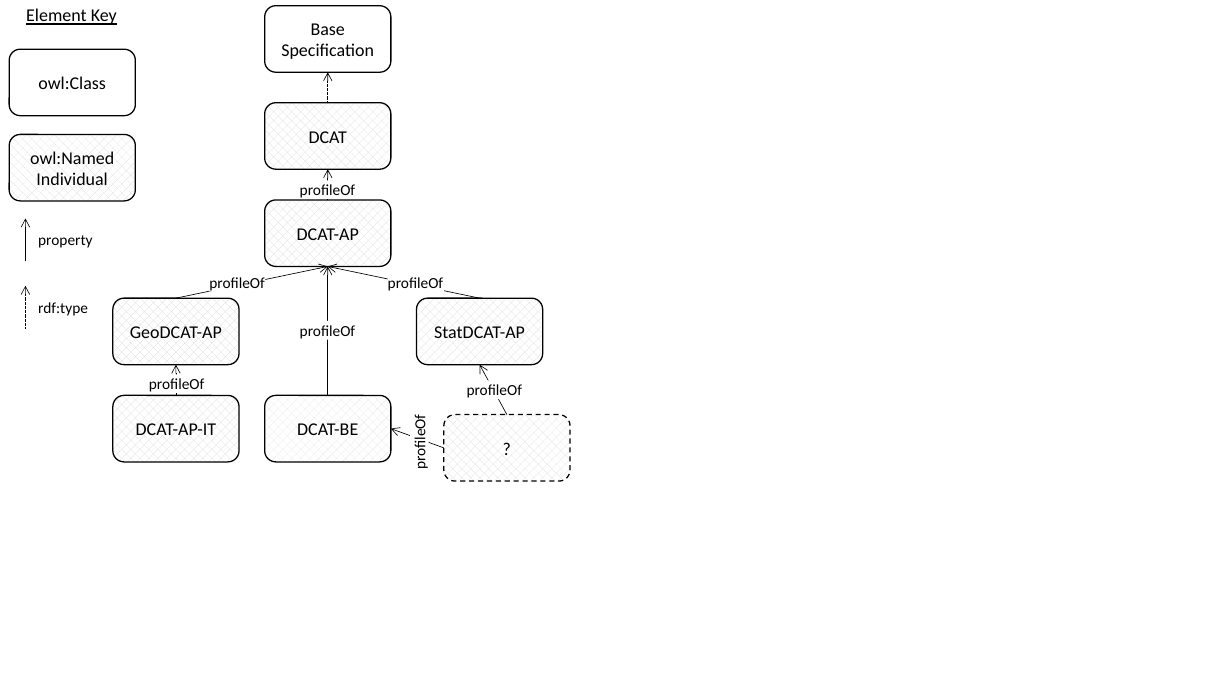
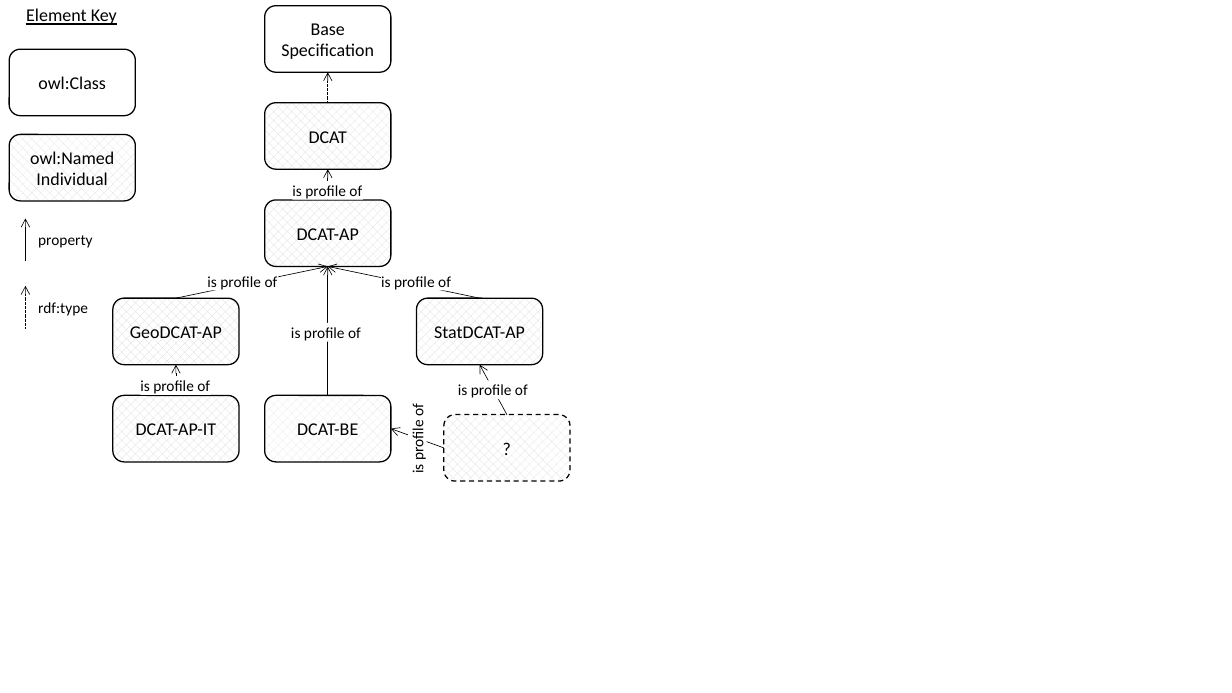
Before and after one commit to w3c/dxwg, a slide deck: slide 6 of profilesont/diagrams.pptx. Drawn at 1232x693 pixels with LibreOffice and Linux fonts; fonts in the diff are those of the drawing. Boxes give left, top, right and bottom in pixels: in the first picture for what was removed or moved away, otherwise in the second. Text is boxed around its words. In the diff, an @@ line names an element or a change of style, - is before the commit and + after.

```diff
--- a/profilesont/diagrams.pptx
+++ b/profilesont/diagrams.pptx
@@ text added at [292, 185, 362, 201], 12 pt, text #000000 @@
+is profile of
@@ text removed at [300, 184, 355, 200] @@
-profileOf
@@ rectangle added at [208, 272, 279, 290], fill #FFFFFF, 12 pt, text #000000 @@
+is profile of
@@ rectangle removed at [210, 273, 266, 291] @@
-profileOf
@@ rectangle added at [381, 272, 452, 290], fill #FFFFFF, 12 pt, text #000000 @@
+is profile of
@@ rectangle removed at [388, 273, 445, 291] @@
-profileOf
@@ text added at [291, 327, 361, 343], 12 pt, text #000000 @@
+is profile of
@@ rectangle removed at [299, 321, 356, 339] @@
-profileOf
@@ text added at [140, 380, 210, 396], 12 pt, text #000000 @@
+is profile of
@@ rectangle removed at [149, 374, 205, 393] @@
-profileOf
@@ text at [458, 384, 528, 400]: text changed @@
-profileOf
+is profile of
@@ text "is profile of": place and size @@
-text "is profile of" at [467, 381, 523, 399]
+text "is profile of" at [458, 384, 528, 400]
@@ rectangle added at [408, 403, 427, 474], fill #FFFFFF, 12 pt, text #000000 @@
+is profile of
@@ rectangle removed at [411, 414, 429, 470] @@
-profileOf
```
Also in this commit, not shown: 8 other slides changed, 12 other files.
